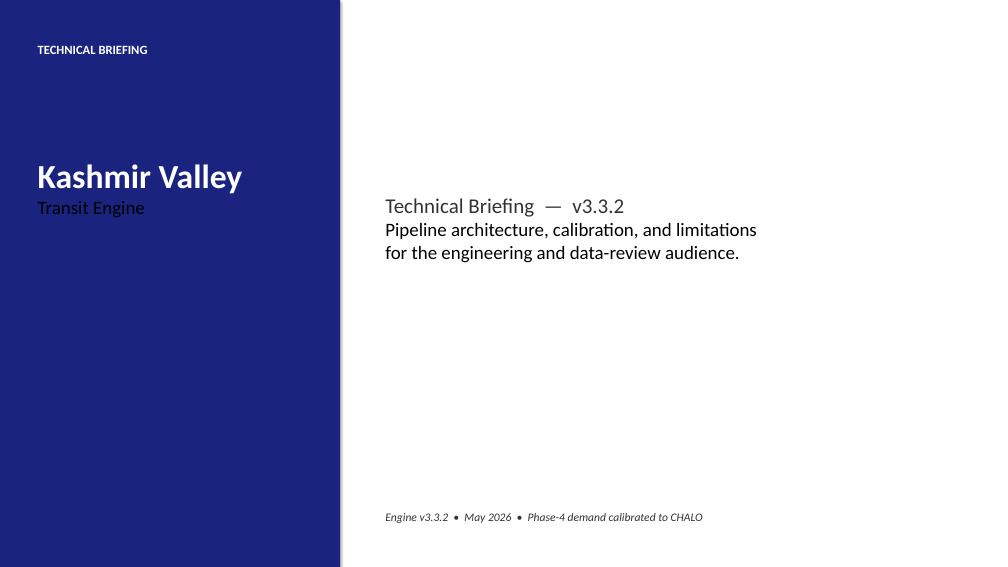
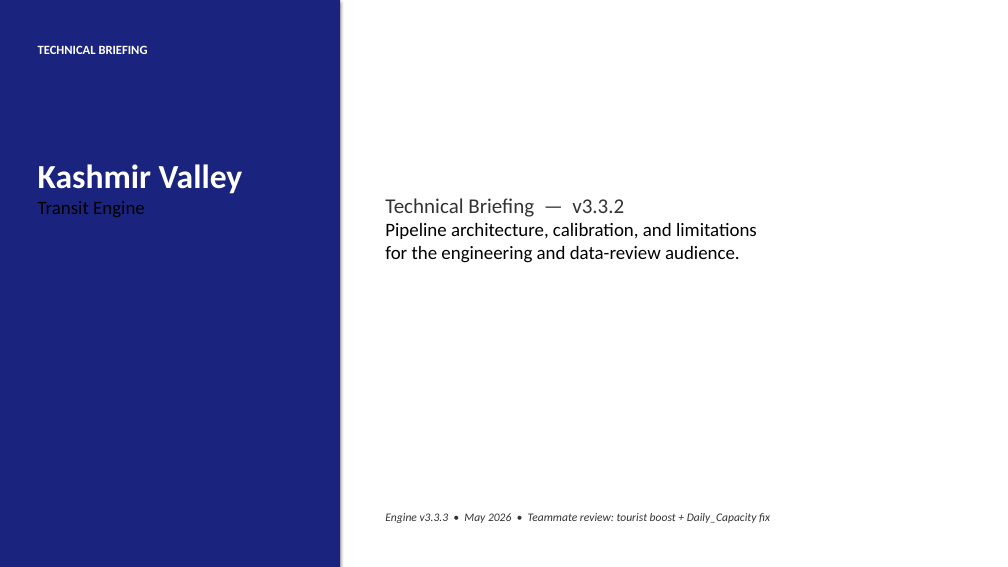
Before and after one commit to Princu-Babu/kashmir-transit-rationalisation, a slide deck: slide 1 of Kashmir_Transit_Technical_Briefing.pptx. Drawn at 1008x567 pixels with LibreOffice and Linux fonts; fonts in the diff are those of the drawing. Boxes give left, top, right and bottom in pixels: in the first picture for what was removed or moved away, otherwise in the second. Text is boxed around its words. In the diff, an @@ line names an element or a change of style, - is before the commit and + after.

Commit message:
v3.3.3 audit-tightening: split tourist zones distant vs inner-city
Post-merge neutral-viewer audit caught the v3.3.3 tagging as too generous —
79 routes tagged including pure urban commuters like SOURA-RAILWAY STATION
and LALBAZAR-LD that just happen to traverse central Srinagar within 2 km
of Boulevard / Mughal-garden centroids. The 1.3x population boost on those
commuter buses inflated demand and pushed 42 routes from active into
MERGED_INTO_TRUNK.

Fix: split TOURIST_ZONES into two classes.
  - TOURIST_ZONES_DISTANT (Gulmarg, Pahalgam, Sonamarg, Harwan, Tulip
    Garden, ...) keep the 2 km geometry-proximity rule — routes whose
    geometry passes near these are legitimately tourist (no urban route
    accidentally passes Gulmarg).
  - TOURIST_ZONES_INNER_CITY (Shalimar, Nishat, Cheshma, Pari Mahal,
    Boulevard, Nigeen) now require an ENDPOINT within 0.6 km — i.e. the
    route actually terminates at the gate, not merely passes downtown.

Both classes still receive the same 1.3x catchment boost (single
multiplier remains the rule).

Net effect:
  - Tagged routes: 79 -> 69 (removed downtown over-tags)
  - SSCL Daily_Demand: 32,965 -> 32,686 vs CHALO 31,869 = 1.026x
  - Hazratbal-area routes legitimately retained (real shrine + Mughal-area
    visitor footfall)
  - 12 Red_Overload routes preserved — all SSCL-table trunks where the
    empirical fleet cannot sustain the 15-min target on a long cycle.

Also: tightened the README v3.3.3 changelog with audit-resolved numbers
and explanatory text on the Red_Overload interpretation. Decks
regenerated from the tightened outputs_v3.3.3/.

```diff
--- a/Kashmir_Transit_Technical_Briefing.pptx
+++ b/Kashmir_Transit_Technical_Briefing.pptx
@@ text at (385, 513, 770, 523): text changed @@
-Engine v3.3.2 • May 2026 • Phase-4 demand calibrated to CHALO
+Engine v3.3.3 • May 2026 • Teammate review: tourist boost + Daily_Capacity fix
```
Also in this commit, not shown: 2 other slides changed, 3 other files.
